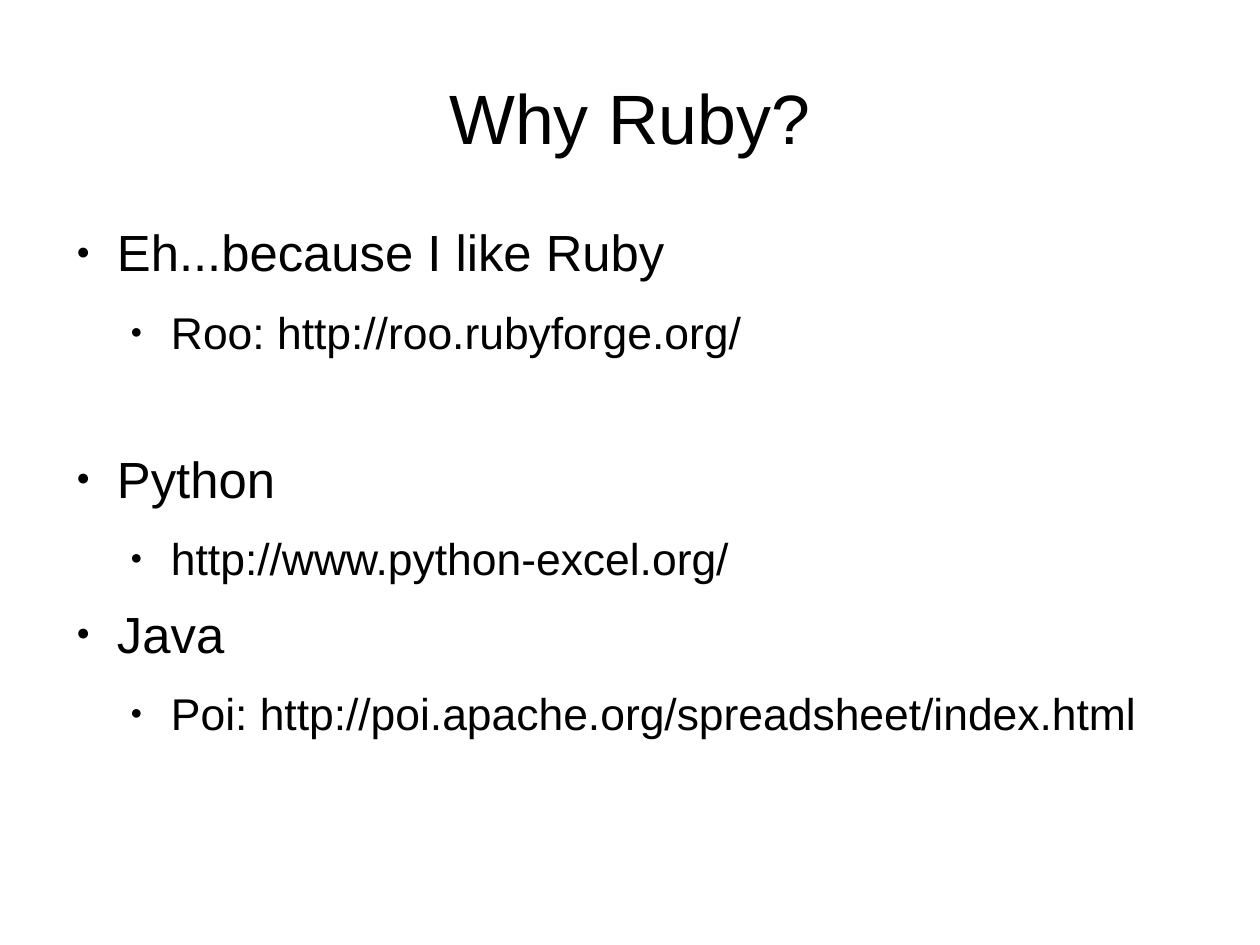
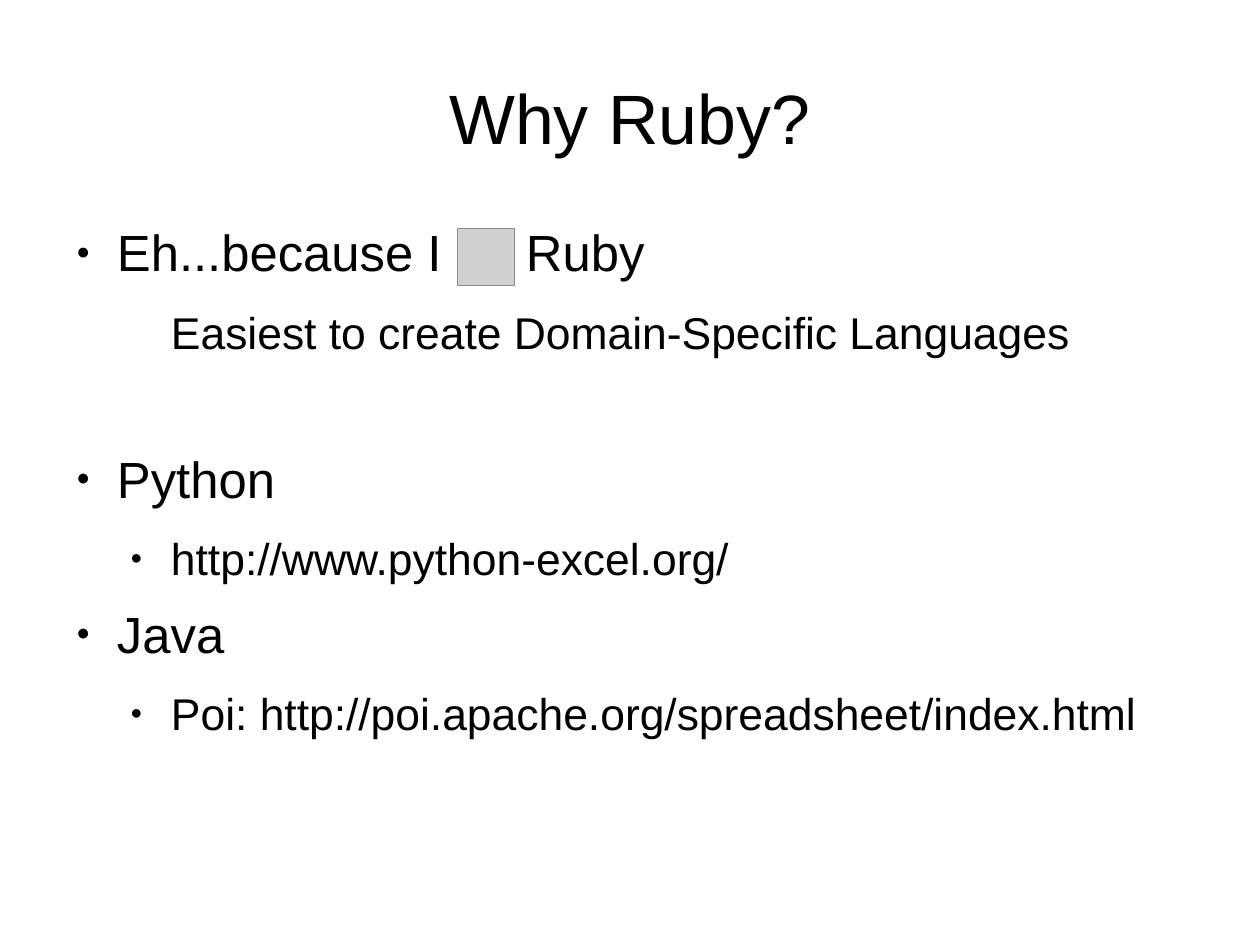
Before and after one commit to kitplummer/Mil-OSS, a slide deck: slide 14 of hackin_excel_with_ruby_ignite.odp (slide 8 before the commit). Drawn at 1260x945 pixels with LibreOffice and Linux fonts; fonts in the diff are those of the drawing; grey boxes stand for pictures. Boxes give left, top, right and bottom in pixels: in the first picture for what was removed or moved away, otherwise in the second. Text is boxed around its words. In the diff, an @@ line names an element or a change of style, - is before the commit and + after.

```diff
--- a/hackin_excel_with_ruby_ignite.odp
+++ b/hackin_excel_with_ruby_ignite.odp
@@ text at <box>117,234,1069,358</box>: text changed @@
-● Eh...because I like Ruby
-  ● Roo: http://roo.rubyforge.org/
+● Eh...because I Ruby
+  Easiest to create Domain-Specific Languages
@@ picture added at <box>457,229,515,286</box> @@
```
Also in this commit, not shown: 2 other slides changed, 14 slides added, 14 slides removed, 1 other file.
